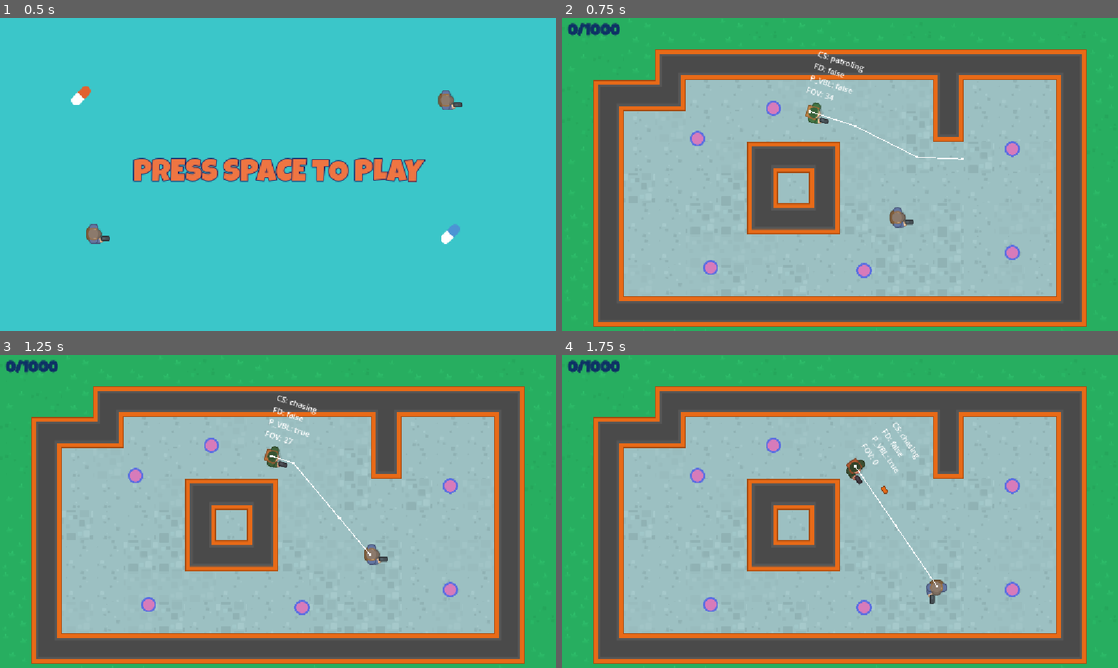
Above: before the commit, frames 1-4 (two rows, left to right).
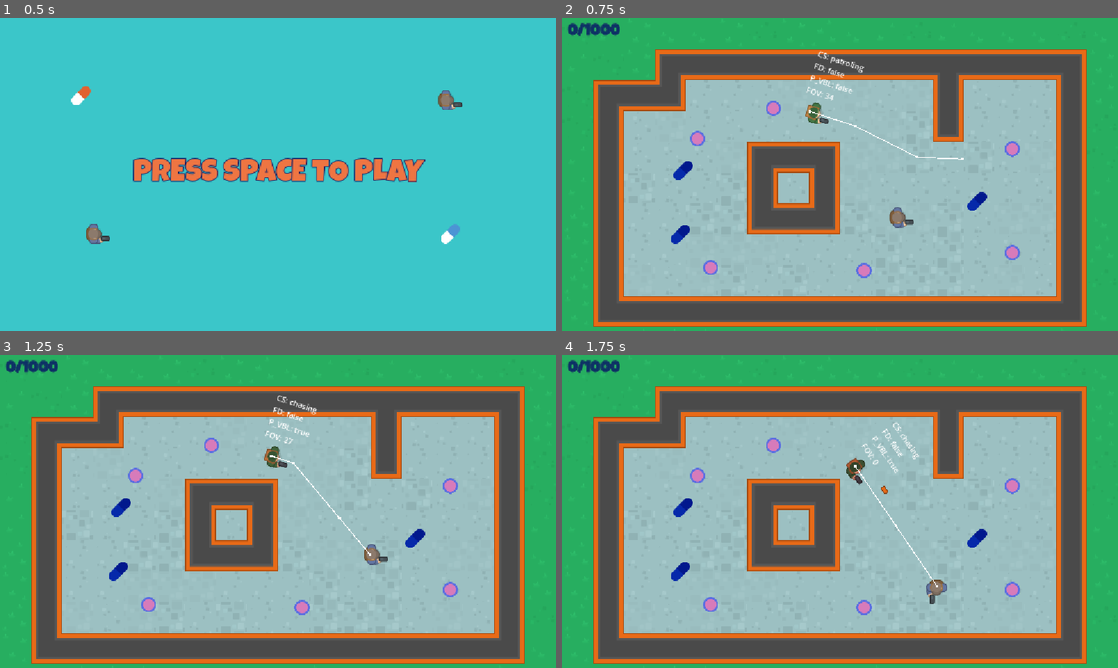
Above: after the commit, the same moments.

Repository: Mathorga/godot_training
Game: Godot game, scene res://scenes/main/main.tscn
Two runs of this game, one before a commit and one after it. Both use one fixed random seed, a clock stepped at 60 frames per second and the inputs below. Sound files missing from this copy of the repository are replaced by a short silence.
Inputs (mouse positions are in pixels of both pictures, inside the frame that each line leads up to):
- Up to frame 1 (0.5 s): no input
- Up to frame 2 (0.75 s): tap Space at 0.5 s; move the mouse to (962, 158) at 0.52 s; hold Right (ui_right) from 0.53 s (still down); click (962, 158) at 0.6 s
- Up to frame 3 (1.25 s): keep holding Right (ui_right); tap Enter (ui_accept) at 0.77 s
- Up to frame 4 (1.75 s): move the mouse to (728, 527) at 1.27 s; release Right (ui_right) at 1.28 s; hold Down (ui_down) from 1.28 s (still down); click (728, 527) at 1.35 s; tap Enter (ui_accept) at 1.52 s

Frame 1 is identical in both runs. In frame 2, 0.4% of the frame differs, in the area x 19-77%, y 45-73%; in frame 3, 0.4%; in frame 4, 0.4%.

Commit message:
Added do not mind me pickup logic

Diff:
--- a/do-not-mind-me/globals/signal_hub.gd
+++ b/do-not-mind-me/globals/signal_hub.gd
@@ -1,6 +1,14 @@
 extends Node
 
 signal bullet_spawn_requested(pos: Vector2)
+signal pickup_collected
+signal show_exit_requested
 
 func request_bullet_spawn(pos: Vector2) -> void:
 	bullet_spawn_requested.emit(pos)
+
+func emit_pickup_collected() -> void:
+	pickup_collected.emit()
+
+func request_show_exit() -> void:
+	show_exit_requested.emit()
--- a/do-not-mind-me/scenes/bullet/bullet.gd
+++ b/do-not-mind-me/scenes/bullet/bullet.gd
@@ -15,7 +15,6 @@
 	on_screen_notifier_2d.screen_exited.connect(_on_screen_exited)
 
 	var player: Player = get_tree().get_first_node_in_group(Player.GROUP_NAME)
-	print("PLAYER: ", player)
 	if player == null: queue_free()
 
 	if player != null: laser_sound.play()
@@ -27,7 +26,6 @@
 	global_position += _dir * SPEED * delta
 
 func _on_body_entered(_body: Node2D) -> void:
-	print("BULLET_HIT")
 	queue_free()
 
 func _on_screen_exited() -> void:
--- /dev/null
+++ b/do-not-mind-me/scenes/exit/exit.gd
@@ -0,0 +1,9 @@
+extends Area2D
+
+func _ready() -> void:
+	SignalHub.show_exit_requested.connect(_on_exit_show_requested)
+	hide()
+
+func _on_exit_show_requested() -> void:
+	show()
+	set_deferred("monitoring", true)
--- /dev/null
+++ b/do-not-mind-me/scenes/exit/exit.tscn
@@ -0,0 +1,19 @@
+[gd_scene format=3 uid="uid://bll0k0gshfrry"]
+
+[ext_resource type="Script" uid="uid://c71xw6co8ccp4" path="res://scenes/exit/exit.gd" id="1_wmb3t"]
+[ext_resource type="Texture2D" uid="uid://kvq73pkpc3rl" path="res://assets/images/exit.png" id="1_ymjir"]
+
+[sub_resource type="RectangleShape2D" id="RectangleShape2D_ymjir"]
+size = Vector2(62, 56)
+
+[node name="Exit" type="Area2D" unique_id=913554580]
+monitoring = false
+script = ExtResource("1_wmb3t")
+
+[node name="Sprite2D" type="Sprite2D" parent="." unique_id=1558001044]
+self_modulate = Color(0.24705882, 1, 0.7372549, 1)
+texture = ExtResource("1_ymjir")
+offset = Vector2(-5, -4)
+
+[node name="CollisionShape2D" type="CollisionShape2D" parent="." unique_id=1515177407]
+shape = SubResource("RectangleShape2D_ymjir")
--- a/do-not-mind-me/scenes/game_ui/game_ui.gd
+++ b/do-not-mind-me/scenes/game_ui/game_ui.gd
@@ -1,7 +1,20 @@
 extends Control
 class_name GameUI
+
+var _pickups_count: int = 0
+var _collected_pickups: int = 0
 
 func _unhandled_input(_event: InputEvent) -> void:
 	if Input.is_action_just_pressed("ui_cancel"):
 		GameManager.load_main_scene()
 		return
+
+func _ready() -> void:
+	SignalHub.pickup_collected.connect(_on_pickup_collected)
+	_pickups_count = get_tree().get_node_count_in_group(Pickup.GROUP_NAME)
+
+func _on_pickup_collected() -> void:
+	_collected_pickups += 1
+
+	if _collected_pickups >= _pickups_count:
+		SignalHub.request_show_exit()
--- a/do-not-mind-me/scenes/level/level.tscn
+++ b/do-not-mind-me/scenes/level/level.tscn
@@ -6,6 +6,8 @@
 [ext_resource type="PackedScene" uid="uid://cb25rwpe1af5b" path="res://scenes/object_maker/object_maker.tscn" id="3_wcngd"]
 [ext_resource type="PackedScene" uid="uid://07t5i8ipwntu" path="res://scenes/waypoint/waypoint.tscn" id="4_qkmgm"]
 [ext_resource type="PackedScene" uid="uid://brj02e1bvkvuo" path="res://scenes/player/player.tscn" id="5_hnne4"]
+[ext_resource type="PackedScene" uid="uid://bll0k0gshfrry" path="res://scenes/exit/exit.tscn" id="7_wcngd"]
+[ext_resource type="PackedScene" uid="uid://b46rphm1ne7h" path="res://scenes/pickup/pickup.tscn" id="8_xv074"]
 
 [sub_resource type="NavigationPolygon" id="NavigationPolygon_hnne4"]
 vertices = PackedVector2Array(608, 480, 992, 544, 160, 544, 352, 480, 160, 224, 288, 224, 352, 224, 288, 160, 864, 288, 864, 160, 992, 160, 736, 288, 608, 224, 736, 160)
@@ -69,3 +71,15 @@
 
 [node name="Player" parent="." unique_id=151469056 instance=ExtResource("5_hnne4")]
 position = Vector2(664, 413)
+
+[node name="Exit" parent="." unique_id=913554580 instance=ExtResource("7_wcngd")]
+position = Vector2(931, 171)
+
+[node name="Pickup" parent="." unique_id=1864101041 instance=ExtResource("8_xv074")]
+position = Vector2(245, 448)
+
+[node name="Pickup2" parent="." unique_id=1778985549 instance=ExtResource("8_xv074")]
+position = Vector2(251, 316)
+
+[node name="Pickup3" parent="." unique_id=896817595 instance=ExtResource("8_xv074")]
+position = Vector2(860, 380)
--- /dev/null
+++ b/do-not-mind-me/scenes/pickup/pickup.gd
@@ -0,0 +1,23 @@
+extends Area2D
+class_name Pickup
+
+const GROUP_NAME: String = "PICKUP"
+
+@onready var audio_stream_player_2d: AudioStreamPlayer2D = $AudioStreamPlayer2D
+@onready var animation_player: AnimationPlayer = $AnimationPlayer
+
+func _enter_tree() -> void:
+	add_to_group(GROUP_NAME)
+	body_entered.connect(_on_body_entered)
+
+func _ready() -> void:
+	audio_stream_player_2d.finished.connect(_on_audio_finished)
+
+func _on_body_entered(body: Node2D) -> void:
+	set_deferred("monitoring", false)
+	hide()
+	audio_stream_player_2d.play()
+	SignalHub.emit_pickup_collected()
+
+func _on_audio_finished() -> void:
+	queue_free()
--- /dev/null
+++ b/do-not-mind-me/scenes/pickup/pickup.tscn
@@ -0,0 +1,73 @@
+[gd_scene format=3 uid="uid://b46rphm1ne7h"]
+
+[ext_resource type="Script" uid="uid://bn7og8xuj8du" path="res://scenes/pickup/pickup.gd" id="1_6vnbn"]
+[ext_resource type="Texture2D" uid="uid://dajbq3l2ymnjr" path="res://assets/images/pill2.png" id="1_oep1y"]
+[ext_resource type="AudioStream" uid="uid://ccy3ks4iqayvq" path="res://assets/sounds/Positive Sounds/sfx_sounds_powerup1.wav" id="2_4v143"]
+[ext_resource type="AudioStream" uid="uid://ddg2lea8pnotj" path="res://assets/sounds/Positive Sounds/sfx_sounds_powerup2.wav" id="3_6vnbn"]
+[ext_resource type="AudioStream" uid="uid://qs4o2kl42y3w" path="res://assets/sounds/Positive Sounds/sfx_sounds_powerup3.wav" id="4_tg3td"]
+[ext_resource type="AudioStream" uid="uid://dmpc24k2k0fo1" path="res://assets/sounds/Positive Sounds/sfx_sounds_powerup4.wav" id="5_ofrvx"]
+
+[sub_resource type="CircleShape2D" id="CircleShape2D_oep1y"]
+radius = 16.0
+
+[sub_resource type="AudioStreamRandomizer" id="AudioStreamRandomizer_so4sk"]
+streams_count = 4
+stream_0/stream = ExtResource("2_4v143")
+stream_1/stream = ExtResource("3_6vnbn")
+stream_2/stream = ExtResource("4_tg3td")
+stream_3/stream = ExtResource("5_ofrvx")
+
+[sub_resource type="Animation" id="Animation_4v143"]
+length = 0.001
+tracks/0/type = "value"
+tracks/0/imported = false
+tracks/0/enabled = true
+tracks/0/path = NodePath("Sprite2D:modulate")
+tracks/0/interp = 1
+tracks/0/loop_wrap = true
+tracks/0/keys = {
+"times": PackedFloat32Array(0),
+"transitions": PackedFloat32Array(1),
+"update": 0,
+"values": [Color(1, 1, 1, 1)]
+}
+
+[sub_resource type="Animation" id="Animation_6vnbn"]
+resource_name = "flash"
+length = 0.5
+loop_mode = 1
+step = 0.1
+tracks/0/type = "value"
+tracks/0/imported = false
+tracks/0/enabled = true
+tracks/0/path = NodePath("Sprite2D:modulate")
+tracks/0/interp = 2
+tracks/0/loop_wrap = true
+tracks/0/keys = {
+"times": PackedFloat32Array(0, 0.1, 0.4, 0.5),
+"transitions": PackedFloat32Array(1, 1, 1, 1),
+"update": 0,
+"values": [Color(1, 1, 1, 1), Color(0, 0.5411765, 1, 1), Color(1, 0.29803923, 0.4, 1), Color(1, 1, 1, 1)]
+}
+
+[sub_resource type="AnimationLibrary" id="AnimationLibrary_tg3td"]
+_data = {
+&"RESET": SubResource("Animation_4v143"),
+&"flash": SubResource("Animation_6vnbn")
+}
+
+[node name="Pickup" type="Area2D" unique_id=1864101041]
+script = ExtResource("1_6vnbn")
+
+[node name="Sprite2D" type="Sprite2D" parent="." unique_id=1246650642]
+texture = ExtResource("1_oep1y")
+
+[node name="CollisionShape2D" type="CollisionShape2D" parent="." unique_id=1022778302]
+shape = SubResource("CircleShape2D_oep1y")
+
+[node name="AudioStreamPlayer2D" type="AudioStreamPlayer2D" parent="." unique_id=1452851523]
+stream = SubResource("AudioStreamRandomizer_so4sk")
+
+[node name="AnimationPlayer" type="AnimationPlayer" parent="." unique_id=1394833453]
+libraries/ = SubResource("AnimationLibrary_tg3td")
+autoplay = &"flash"
Not shown, added: do-not-mind-me/scenes/exit/exit.gd.uid
Not shown, added: do-not-mind-me/scenes/pickup/pickup.gd.uid
